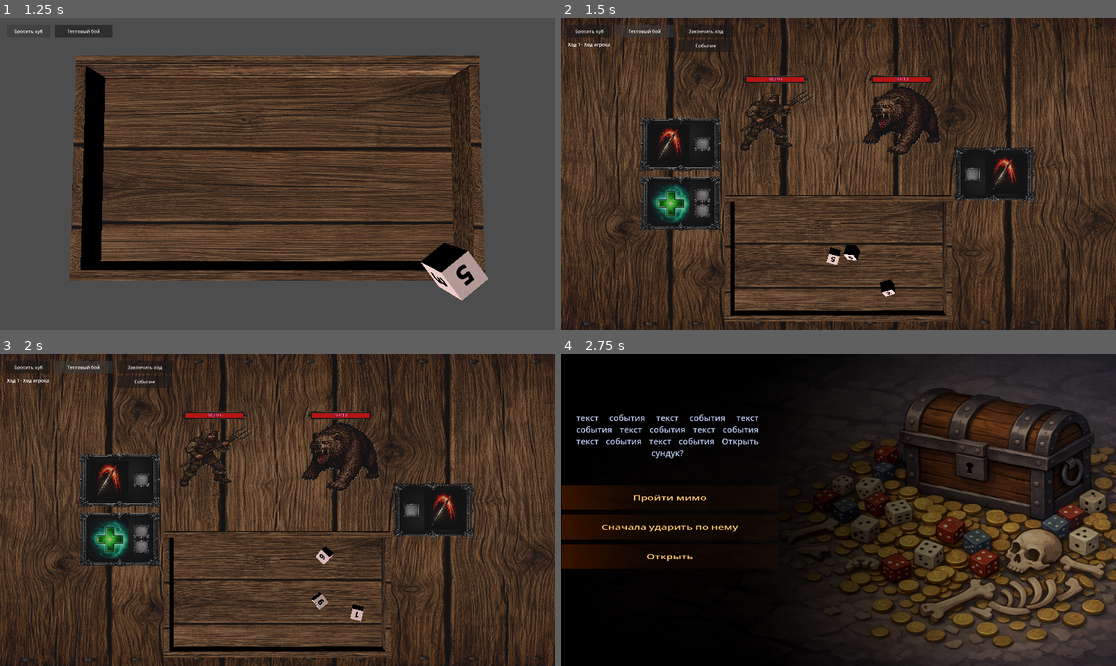
Above: before the commit, frames 1-4 (two rows, left to right).
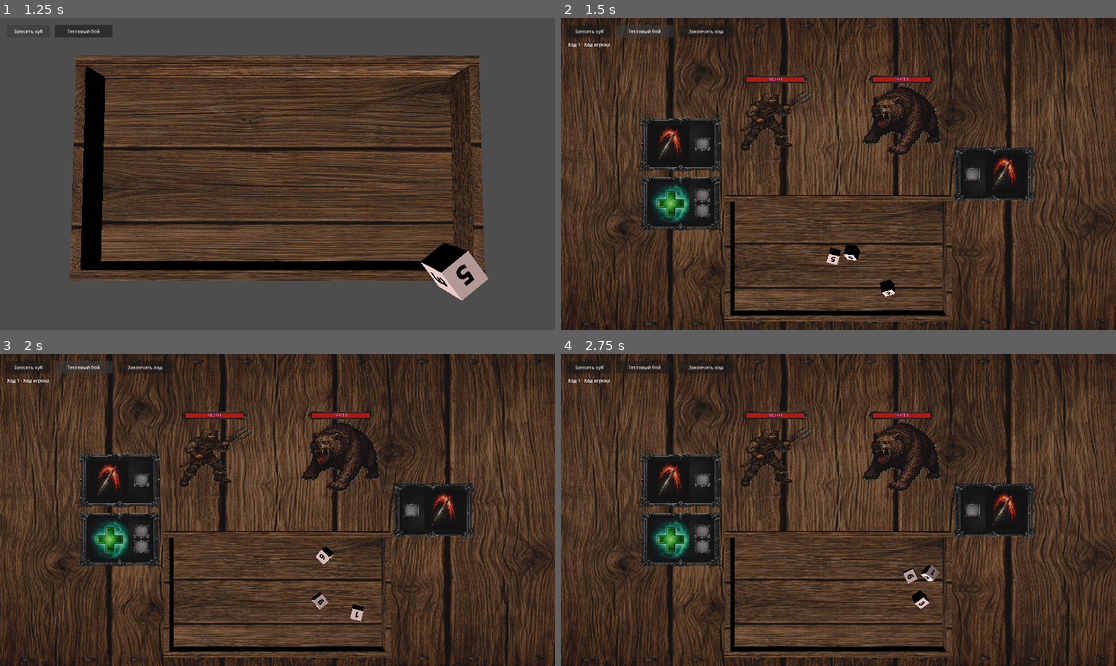
Above: after the commit, the same moments.

Repository: olegbogai-web/dicegame
Game: Godot game, scene res://scenes/board.tscn
Same seed, same stepped clock (60 frames per second), same inputs: the game is played once before the commit and once after it.
Inputs (mouse positions are in pixels of both pictures, inside the frame that each line leads up to):
- Up to frame 1 (1.25 s): click "Бросить куб" at 0.5 s
- Up to frame 2 (1.5 s): click "Тестовый бой" at 1.25 s
- Up to frame 3 (2 s): no input
- Up to frame 4 (2.75 s): click (705, 382) at 2 s, where only the run before the commit has a clickable "Событие"

Frame 1 is identical in both runs. In frame 2, 0.2% of the frame differs, in the area x 21-31%, y 6-11%; in frame 3, 0.2%; in frame 4, 77%, in the area x 0-100%, y 0-100%.

Commit message:
Revert "Добавлена независимая Event Room с тестовым событием и запуском из battle table"

Diff:
--- a/content/events/definitions/test_choice_hit.tres
+++ /dev/null
@@ -1,16 +0,0 @@
-[gd_resource type="Resource" script_class="EventChoiceDefinition" format=3]
-
-[ext_resource type="Script" path="res://content/events/resources/event_choice_definition.gd" id="1"]
-[ext_resource type="Resource" path="res://content/events/definitions/test_outcome_hit_treasure.tres" id="2"]
-[ext_resource type="Resource" path="res://content/events/definitions/test_outcome_hit_broken.tres" id="3"]
-
-[resource]
-script = ExtResource("1")
-choice_id = &"hit"
-choice_text = "Сначала ударить по нему"
-green_faces = 2
-yellow_faces = 4
-red_faces = 0
-positive_outcome = ExtResource("2")
-neutral_outcome = ExtResource("3")
-negative_outcome = ExtResource("3")
--- a/content/events/definitions/test_choice_open.tres
+++ /dev/null
@@ -1,17 +0,0 @@
-[gd_resource type="Resource" script_class="EventChoiceDefinition" format=3]
-
-[ext_resource type="Script" path="res://content/events/resources/event_choice_definition.gd" id="1"]
-[ext_resource type="Resource" path="res://content/events/definitions/test_outcome_open_treasure.tres" id="2"]
-[ext_resource type="Resource" path="res://content/events/definitions/test_outcome_open_empty.tres" id="3"]
-[ext_resource type="Resource" path="res://content/events/definitions/test_outcome_open_mimic.tres" id="4"]
-
-[resource]
-script = ExtResource("1")
-choice_id = &"open"
-choice_text = "Открыть"
-green_faces = 4
-yellow_faces = 1
-red_faces = 1
-positive_outcome = ExtResource("2")
-neutral_outcome = ExtResource("3")
-negative_outcome = ExtResource("4")
--- a/content/events/definitions/test_choice_pass.tres
+++ /dev/null
@@ -1,16 +0,0 @@
-[gd_resource type="Resource" script_class="EventChoiceDefinition" format=3]
-
-[ext_resource type="Script" path="res://content/events/resources/event_choice_definition.gd" id="1"]
-[ext_resource type="Resource" path="res://content/events/definitions/test_outcome_pass_luck.tres" id="2"]
-[ext_resource type="Resource" path="res://content/events/definitions/test_outcome_pass_nothing.tres" id="3"]
-
-[resource]
-script = ExtResource("1")
-choice_id = &"pass"
-choice_text = "Пройти мимо"
-green_faces = 1
-yellow_faces = 5
-red_faces = 0
-positive_outcome = ExtResource("2")
-neutral_outcome = ExtResource("3")
-negative_outcome = ExtResource("3")
--- a/content/events/definitions/test_event_definition.tres
+++ /dev/null
@@ -1,15 +0,0 @@
-[gd_resource type="Resource" script_class="EventDefinition" format=3]
-
-[ext_resource type="Script" path="res://content/events/resources/event_definition.gd" id="1"]
-[ext_resource type="Texture2D" path="res://assets/events/chess-govnes.png" id="2"]
-[ext_resource type="Resource" path="res://content/events/definitions/test_choice_open.tres" id="3"]
-[ext_resource type="Resource" path="res://content/events/definitions/test_choice_hit.tres" id="4"]
-[ext_resource type="Resource" path="res://content/events/definitions/test_choice_pass.tres" id="5"]
-
-[resource]
-script = ExtResource("1")
-event_id = &"test_chest_event"
-title = &"Тестовое событие"
-background_texture = ExtResource("2")
-event_text = "текст события текст события текст события текст события текст события текст события текст события Открыть сундук?"
-choices = Array[ExtResource("3")]([ExtResource("3"), ExtResource("4"), ExtResource("5")])
--- a/content/events/definitions/test_outcome_hit_broken.tres
+++ /dev/null
@@ -1,9 +0,0 @@
-[gd_resource type="Resource" script_class="EventOutcomeDefinition" format=3]
-
-[ext_resource type="Script" path="res://content/events/resources/event_outcome_definition.gd" id="1"]
-
-[resource]
-script = ExtResource("1")
-outcome_id = &"hit_broken"
-outcome_color = 1
-outcome_text = "сундук разбит. И содержимое вместе с ним. Возможно, до конца своих дней вы не узнаете, был ли это мимик или вам просто померещилось."
--- a/content/events/definitions/test_outcome_hit_treasure.tres
+++ /dev/null
@@ -1,9 +0,0 @@
-[gd_resource type="Resource" script_class="EventOutcomeDefinition" format=3]
-
-[ext_resource type="Script" path="res://content/events/resources/event_outcome_definition.gd" id="1"]
-
-[resource]
-script = ExtResource("1")
-outcome_id = &"hit_treasure"
-outcome_color = 0
-outcome_text = "получите сокровище"
--- a/content/events/definitions/test_outcome_open_empty.tres
+++ /dev/null
@@ -1,9 +0,0 @@
-[gd_resource type="Resource" script_class="EventOutcomeDefinition" format=3]
-
-[ext_resource type="Script" path="res://content/events/resources/event_outcome_definition.gd" id="1"]
-
-[resource]
-script = ExtResource("1")
-outcome_id = &"open_empty"
-outcome_color = 1
-outcome_text = "сундук пуст"
--- a/content/events/definitions/test_outcome_open_mimic.tres
+++ /dev/null
@@ -1,9 +0,0 @@
-[gd_resource type="Resource" script_class="EventOutcomeDefinition" format=3]
-
-[ext_resource type="Script" path="res://content/events/resources/event_outcome_definition.gd" id="1"]
-
-[resource]
-script = ExtResource("1")
-outcome_id = &"open_mimic"
-outcome_color = 2
-outcome_text = "это мимик!"
--- a/content/events/definitions/test_outcome_open_treasure.tres
+++ /dev/null
@@ -1,9 +0,0 @@
-[gd_resource type="Resource" script_class="EventOutcomeDefinition" format=3]
-
-[ext_resource type="Script" path="res://content/events/resources/event_outcome_definition.gd" id="1"]
-
-[resource]
-script = ExtResource("1")
-outcome_id = &"open_treasure"
-outcome_color = 0
-outcome_text = "получите сокровище"
--- a/content/events/definitions/test_outcome_pass_luck.tres
+++ /dev/null
@@ -1,9 +0,0 @@
-[gd_resource type="Resource" script_class="EventOutcomeDefinition" format=3]
-
-[ext_resource type="Script" path="res://content/events/resources/event_outcome_definition.gd" id="1"]
-
-[resource]
-script = ExtResource("1")
-outcome_id = &"pass_luck"
-outcome_color = 0
-outcome_text = "вам улыбнулась удача"
--- a/content/events/definitions/test_outcome_pass_nothing.tres
+++ /dev/null
@@ -1,9 +0,0 @@
-[gd_resource type="Resource" script_class="EventOutcomeDefinition" format=3]
-
-[ext_resource type="Script" path="res://content/events/resources/event_outcome_definition.gd" id="1"]
-
-[resource]
-script = ExtResource("1")
-outcome_id = &"pass_nothing"
-outcome_color = 1
-outcome_text = "ничего не произошло"
--- a/content/events/resources/event_choice_definition.gd
+++ /dev/null
@@ -1,22 +0,0 @@
-@tool
-extends Resource
-class_name EventChoiceDefinition
-
-const MIN_FACE_COUNT := 0
-
-@export var choice_id: StringName
-@export_multiline var choice_text := ""
-@export_range(0, 6, 1) var green_faces := 0
-@export_range(0, 6, 1) var yellow_faces := 0
-@export_range(0, 6, 1) var red_faces := 0
-@export var positive_outcome: EventOutcomeDefinition
-@export var neutral_outcome: EventOutcomeDefinition
-@export var negative_outcome: EventOutcomeDefinition
-
-
-func get_total_faces() -> int:
-	return maxi(green_faces, MIN_FACE_COUNT) + maxi(yellow_faces, MIN_FACE_COUNT) + maxi(red_faces, MIN_FACE_COUNT)
-
-
-func is_valid_choice() -> bool:
-	return not choice_id.is_empty() and not choice_text.is_empty() and get_total_faces() > 0
--- a/content/events/resources/event_definition.gd
+++ /dev/null
@@ -1,20 +0,0 @@
-@tool
-extends Resource
-class_name EventDefinition
-
-@export var event_id: StringName
-@export var title: StringName
-@export var background_texture: Texture2D
-@export_multiline var event_text := ""
-@export var choices: Array[EventChoiceDefinition] = []
-
-
-func is_valid_definition() -> bool:
-	if event_id.is_empty() or event_text.is_empty() or background_texture == null:
-		return false
-	if choices.is_empty():
-		return false
-	for choice in choices:
-		if choice == null or not choice.is_valid_choice():
-			return false
-	return true
--- a/content/events/resources/event_outcome_definition.gd
+++ /dev/null
@@ -1,13 +0,0 @@
-@tool
-extends Resource
-class_name EventOutcomeDefinition
-
-enum OutcomeColor {
-	GREEN,
-	YELLOW,
-	RED,
-}
-
-@export var outcome_id: StringName
-@export var outcome_color: OutcomeColor = OutcomeColor.YELLOW
-@export_multiline var outcome_text := ""
--- a/scenes/battle_table.gd
+++ b/scenes/battle_table.gd
@@ -7,7 +7,6 @@
 const BattleActivationAnimationRuntime = preload("res://content/combat/runtime/battle_activation_animation_runtime.gd")
 const MonsterTurnRuntime = preload("res://content/monster_ai/monster_turn_runtime.gd")
 const BASE_DICE_SCENE = preload("res://content/resources/base_cube.tscn")
-const EVENT_ROOM_SCENE_PATH := "res://scenes/event_room.tscn"
 
 const SLOT_EMPTY_COLOR := Color(1.0, 1.0, 1.0, 1.0)
 const SLOT_ASSIGNED_COLOR := Color(0.82, 0.9, 1.0, 1.0)
@@ -34,7 +33,6 @@
 @onready var _monster_ability_template: MeshInstance3D = $ability_frame2
 @onready var _end_turn_button: Button = $UI/EndTurnButton
 @onready var _turn_status_label: Label = $UI/TurnStatusLabel
-@onready var _event_button: Button = $UI/EventButton
 
 var battle_room_data: BattleRoom
 var _generated_monster_sprites: Array[Node] = []
@@ -54,8 +52,6 @@
 	set_physics_process(true)
 	if _end_turn_button != null and not _end_turn_button.pressed.is_connected(_on_end_turn_button_pressed):
 		_end_turn_button.pressed.connect(_on_end_turn_button_pressed)
-	if _event_button != null and not _event_button.pressed.is_connected(_on_event_button_pressed):
-		_event_button.pressed.connect(_on_event_button_pressed)
 	if battle_room_data == null:
 		configure_from_battle_room(BattleRoomScript.create_test_battle_room())
 	else:
@@ -981,12 +977,6 @@
 	return true
 
 
-func _on_event_button_pressed() -> void:
-	var result := get_tree().change_scene_to_file(EVENT_ROOM_SCENE_PATH)
-	if result != OK:
-		push_warning("Failed to open event room scene: %s" % EVENT_ROOM_SCENE_PATH)
-
-
 func _on_end_turn_button_pressed() -> void:
 	if battle_room_data == null or not battle_room_data.is_player_turn() or battle_room_data.is_battle_over():
 		return
--- a/scenes/event_room.tscn
+++ b/scenes/event_room.tscn
@@ -4,7 +4,6 @@
 [ext_resource type="Texture2D" uid="uid://bxpuei70wl7q3" path="res://assets/events/chess-govnes.png" id="2_qvg7m"]
 [ext_resource type="Shader" uid="uid://bd34jl5c1gnfk" path="res://assets/shaders/orange_shader.gdshader" id="3_spmpp"]
 [ext_resource type="PackedScene" uid="uid://0ssqyi084mdh" path="res://scenes/board.tscn" id="4_m2rf8"]
-[ext_resource type="Script" path="res://scenes/scripts/event_room_controller.gd" id="5_event"]
 
 [sub_resource type="ShaderMaterial" id="ShaderMaterial_6yyso"]
 render_priority = 0
@@ -23,11 +22,9 @@
 [sub_resource type="PlaneMesh" id="PlaneMesh_6yyso"]
 
 [node name="Node3D" type="Node3D" unique_id=978277730]
-script = ExtResource("5_event")
 
 [node name="camera_event" type="Camera3D" parent="." unique_id=1850936957]
 transform = Transform3D(1, 0, 0, 0, -4.371139e-08, 1, 0, -1, -4.371139e-08, 0, 100, 0)
-current = true
 fov = 5.8
 
 [node name="DirectionalLight3D" type="DirectionalLight3D" parent="." unique_id=1305639632]
--- a/scenes/new_battle_table.tscn
+++ b/scenes/new_battle_table.tscn
@@ -205,10 +205,3 @@
 offset_right = 360.0
 offset_bottom = 116.0
 text = "Ожидание боя"
-
-[node name="EventButton" type="Button" parent="UI" unique_id=151234004]
-offset_left = 406.0
-offset_top = 74.0
-offset_right = 596.0
-offset_bottom = 118.0
-text = "Событие"
--- a/scenes/scripts/event_room_controller.gd
+++ /dev/null
@@ -1,234 +0,0 @@
-extends Node3D
-
-const BoardController = preload("res://ui/scripts/board_controller.gd")
-const Dice = preload("res://content/dice/dice.gd")
-const DiceThrowRequestScript = preload("res://content/dice/dice_throw_request.gd")
-const BattleAbilityRuntime = preload("res://content/combat/runtime/battle_ability_runtime.gd")
-const BASE_DICE_SCENE = preload("res://content/resources/base_cube.tscn")
-const EventOutcomeDefinition = preload("res://content/events/resources/event_outcome_definition.gd")
-
-const CHOICE_VERTICAL_SPACING := -0.95
-const COLLAPSE_DURATION := 0.5
-const EVENT_DICE_SIZE := Vector3(6.0, 6.0, 6.0)
-
-@export var event_definition: EventDefinition = preload("res://content/events/definitions/test_event_definition.tres")
-
-@onready var _background: MeshInstance3D = $background
-@onready var _text_event: Label3D = $text_event
-@onready var _choice_template: MeshInstance3D = $choice_background
-@onready var _board: BoardController = $board
-
-var _choice_nodes: Array[Dictionary] = []
-var _locked := false
-var _event_die: Dice
-
-
-func _ready() -> void:
-	if _board != null:
-		var board_ui := _board.get_node_or_null(^"UI") as CanvasLayer
-		if board_ui != null:
-			board_ui.visible = false
-	_build_event_view()
-
-
-func _build_event_view() -> void:
-	if event_definition == null or not event_definition.is_valid_definition():
-		_text_event.text = "Событие невалидно"
-		_choice_template.visible = false
-		return
-
-	_apply_background_texture(event_definition.background_texture)
-	_text_event.text = event_definition.event_text
-	_render_choices(event_definition.choices)
-
-
-func _render_choices(choices: Array[EventChoiceDefinition]) -> void:
-	_clear_generated_choices()
-	if choices.is_empty():
-		_choice_template.visible = false
-		return
-
-	var base_transform := _choice_template.transform
-	for index in choices.size():
-		var choice := choices[index]
-		if choice == null:
-			continue
-		var choice_node := _choice_template if index == 0 else _choice_template.duplicate()
-		if index > 0:
-			add_child(choice_node)
-		choice_node.visible = true
-		choice_node.name = "choice_background_%d" % index
-		choice_node.transform = Transform3D(
-			choice_node.transform.basis,
-			base_transform.origin + Vector3(0.0, 0.0, CHOICE_VERTICAL_SPACING * float(index))
-		)
-
-		var choice_label := choice_node.get_node_or_null(^"text_choice") as Label3D
-		if choice_label != null:
-			choice_label.text = choice.choice_text
-
-		var choice_area := _build_choice_area(choice_node)
-		choice_area.input_event.connect(_on_choice_input_event.bind(index))
-		_choice_nodes.append({
-			"choice": choice,
-			"background": choice_node,
-			"label": choice_label,
-			"area": choice_area,
-		})
-
-
-func _build_choice_area(choice_node: MeshInstance3D) -> Area3D:
-	var area := Area3D.new()
-	area.input_ray_pickable = true
-	choice_node.add_child(area)
-
-	var collision_shape := CollisionShape3D.new()
-	collision_shape.shape = BoxShape3D.new()
-	(collision_shape.shape as BoxShape3D).size = Vector3(2.0, 0.5, 2.0)
-	area.add_child(collision_shape)
-	return area
-
-
-func _on_choice_input_event(_camera: Camera3D, event: InputEvent, _position: Vector3, _normal: Vector3, _shape_idx: int, choice_index: int) -> void:
-	if _locked:
-		return
-	if event is InputEventMouseButton and event.button_index == MOUSE_BUTTON_LEFT and event.pressed:
-		_select_choice(choice_index)
-
-
-func _select_choice(choice_index: int) -> void:
-	if _locked:
-		return
-	if choice_index < 0 or choice_index >= _choice_nodes.size():
-		return
-	_locked = true
-
-	var choice_data := _choice_nodes[choice_index]
-	var choice := choice_data.get("choice") as EventChoiceDefinition
-	if choice == null:
-		return
-
-	await _play_collapse_animation()
-	await _roll_event_dice(choice)
-
-
-func _play_collapse_animation() -> void:
-	var tween := create_tween()
-	for choice_data in _choice_nodes:
-		var background := choice_data.get("background") as MeshInstance3D
-		var label := choice_data.get("label") as Label3D
-		if background != null:
-			tween.parallel().tween_property(background, "scale:x", 0.01, COLLAPSE_DURATION)
-		if label != null:
-			tween.parallel().tween_property(label, "scale:x", 0.01, COLLAPSE_DURATION)
-	tween.parallel().tween_property(_text_event, "scale:x", 0.01, COLLAPSE_DURATION)
-	await tween.finished
-
-	for choice_data in _choice_nodes:
-		var background := choice_data.get("background") as MeshInstance3D
-		if background != null:
-			background.visible = false
-	_text_event.visible = false
-
-
-func _roll_event_dice(choice: EventChoiceDefinition) -> void:
-	if _board == null:
-		return
-	var request := DiceThrowRequestScript.create(
-		BASE_DICE_SCENE,
-		Vector3.ZERO,
-		1.5,
-		EVENT_DICE_SIZE,
-		{
-			"owner": "event",
-			"definition": _build_choice_dice_definition(choice),
-		}
-	)
-	var dice_result := _board.throw_dice([request])
-	if dice_result.is_empty() or not dice_result[0] is Dice:
-		_text_event.visible = true
-		_text_event.text = "Не удалось бросить куб события"
-		return
-
-	_event_die = dice_result[0] as Dice
-	while is_instance_valid(_event_die) and not BattleAbilityRuntime.is_die_fully_stopped(_event_die):
-		await get_tree().physics_frame
-
-	if not is_instance_valid(_event_die):
-		return
-
-	var top_face := _event_die.get_top_face()
-	var outcome_color := _resolve_outcome_color(top_face.text_value if top_face != null else "")
-	var outcome := _resolve_outcome(choice, outcome_color)
-	_event_die.queue_free()
-	_event_die = null
-
-	_text_event.visible = true
-	_text_event.scale = Vector3.ONE
-	_text_event.text = outcome.outcome_text if outcome != null else "Исход не найден"
-
-
-func _build_choice_dice_definition(choice: EventChoiceDefinition) -> DiceDefinition:
-	var definition := DiceDefinition.new()
-	definition.dice_name = "event_choice_%s" % choice.choice_id
-	definition.base_size = Vector3(0.2, 0.2, 0.2)
-	definition.base_color = Color(0.99, 0.94, 0.82, 1.0)
-	definition.faces = []
-
-	for _green_index in choice.green_faces:
-		definition.faces.append(_build_face("green", Color(0.25, 0.95, 0.35, 1.0)))
-	for _yellow_index in choice.yellow_faces:
-		definition.faces.append(_build_face("yellow", Color(1.0, 0.92, 0.3, 1.0)))
-	for _red_index in choice.red_faces:
-		definition.faces.append(_build_face("red", Color(1.0, 0.35, 0.35, 1.0)))
-	while definition.faces.size() < DiceDefinition.FACE_COUNT:
-		definition.faces.append(_build_face("yellow", Color(1.0, 0.92, 0.3, 1.0)))
-	if definition.faces.size() > DiceDefinition.FACE_COUNT:
-		definition.faces = definition.faces.slice(0, DiceDefinition.FACE_COUNT)
-	return definition
-
-
-func _build_face(face_value: String, tint_color: Color) -> DiceFaceDefinition:
-	var face := DiceFaceDefinition.new()
-	face.text_value = face_value
-	face.text_color = tint_color
-	face.overlay_tint = tint_color
-	face.font_size = 54
-	return face
-
-
-func _resolve_outcome_color(top_face_value: String) -> EventOutcomeDefinition.OutcomeColor:
-	match top_face_value:
-		"green":
-			return EventOutcomeDefinition.OutcomeColor.GREEN
-		"red":
-			return EventOutcomeDefinition.OutcomeColor.RED
-		_:
-			return EventOutcomeDefinition.OutcomeColor.YELLOW
-
-
-func _resolve_outcome(choice: EventChoiceDefinition, outcome_color: EventOutcomeDefinition.OutcomeColor) -> EventOutcomeDefinition:
-	match outcome_color:
-		EventOutcomeDefinition.OutcomeColor.GREEN:
-			return choice.positive_outcome
-		EventOutcomeDefinition.OutcomeColor.RED:
-			return choice.negative_outcome
-		_:
-			return choice.neutral_outcome
-
-
-func _clear_generated_choices() -> void:
-	for choice_data in _choice_nodes:
-		var background := choice_data.get("background") as MeshInstance3D
-		if background != null and background != _choice_template:
-			background.queue_free()
-	_choice_nodes.clear()
-
-
-func _apply_background_texture(texture: Texture2D) -> void:
-	if _background == null or texture == null:
-		return
-	var material := _background.material_override as ShaderMaterial
-	if material == null:
-		return
-	material.set_shader_parameter("background", texture)
